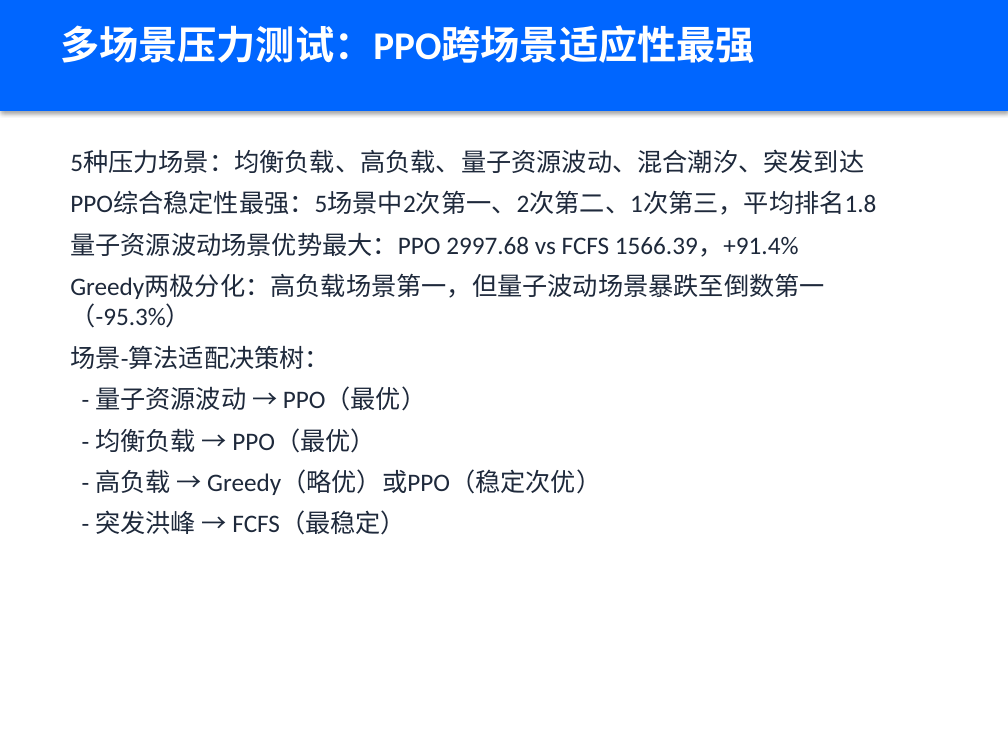
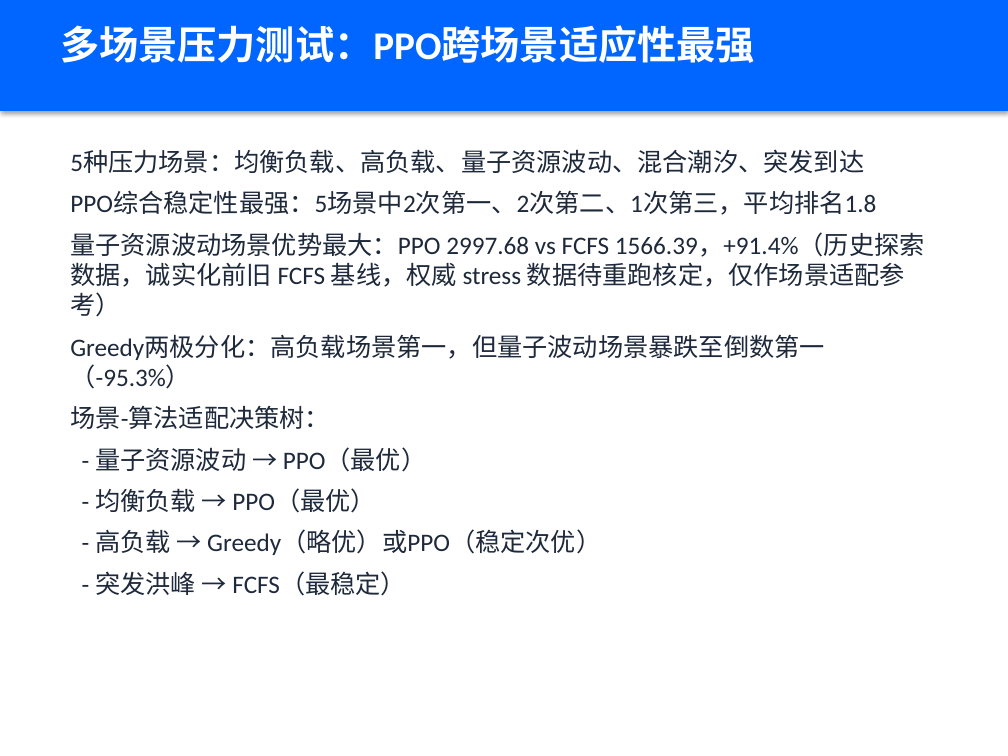
Before and after one commit to xiabai2008/quantum-rl-scheduler, a slide deck: slide 12 of deliverable_models/答辩PPT.pptx. Drawn at 1008x756 pixels with LibreOffice and Linux fonts; fonts in the diff are those of the drawing. Boxes give left, top, right and bottom in pixels: in the first picture for what was removed or moved away, otherwise in the second. Text is boxed around its words. In the diff, an @@ line names an element or a change of style, - is before the commit and + after.

```diff
--- a/deliverable_models/答辩PPT.pptx
+++ b/deliverable_models/答辩PPT.pptx
@@ text at <box>70,232,925,317</box>: text changed @@
-量子资源波动场景优势最大：PPO 2997.68 vs FCFS 1566.39，+91.4%
+量子资源波动场景优势最大：PPO 2997.68 vs FCFS 1566.39，+91.4%（历史探索数据，诚实化前旧 FCFS 基线，权威 stress 数据待重跑核定，仅作场景适配参考）
```
Also in this commit, not shown: 10 other files.
